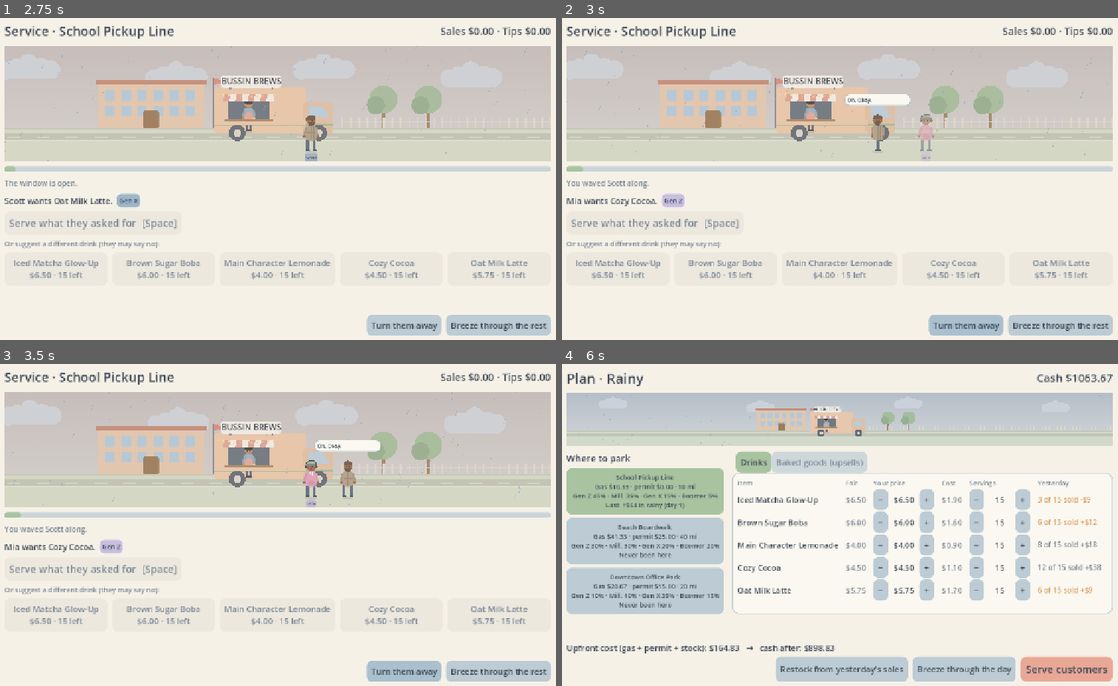
Above: before the commit, frames 1-4 (two rows, left to right).
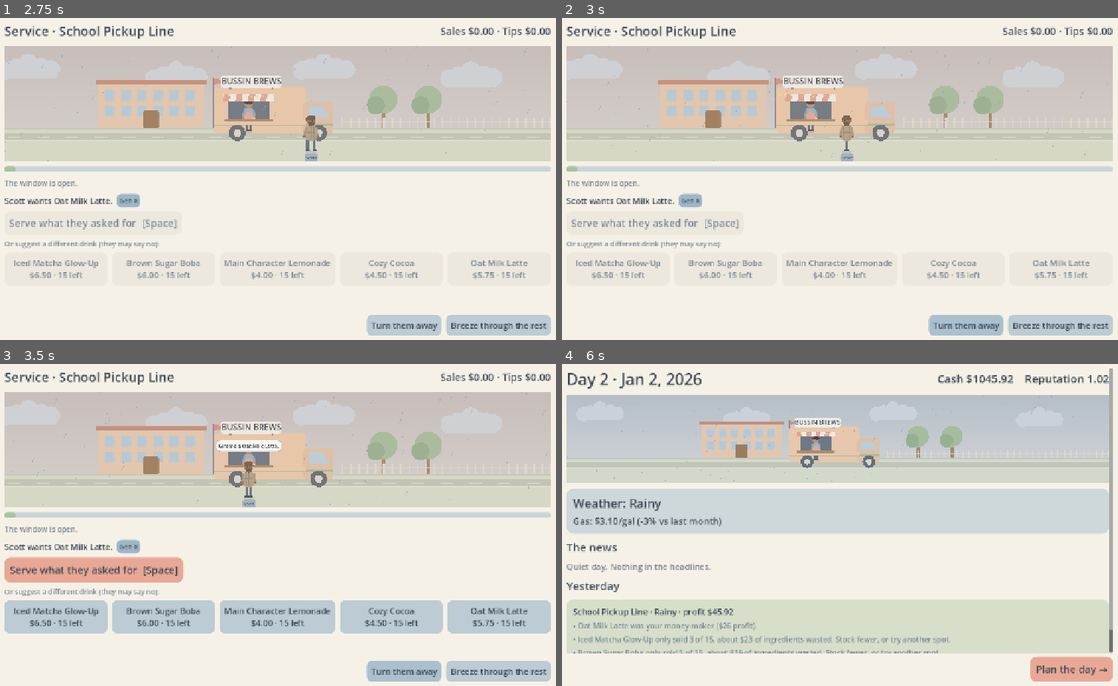
Above: after the commit, the same moments.

Repository: Blakewell/bussin-brews
Game: Godot game, scene res://scenes/main.tscn
Two runs of this game, one before a commit and one after it. Both use one fixed random seed, a clock stepped at 60 frames per second and the inputs below.
Inputs (mouse positions are in pixels of both pictures, inside the frame that each line leads up to):
- Up to frame 1 (2.75 s): click "Open for business" at 0.5 s; click "Plan the day →" at 1.25 s; click "Serve customers" at 2 s
- Up to frame 2 (3 s): click "Turn them away" at 2.75 s
- Up to frame 3 (3.5 s): no input
- Up to frame 4 (6 s): click "Breeze through the rest" (after the commit: "Serve what they asked for [Sp…") at 3.5 s; click (840, 605) at 4.25 s, where only the run after the commit has a clickable "No add-on, next customer [Spa…"; click (1079, 669) at 5 s, where only the run before the commit has a clickable "Next day →"; click (1079, 669) at 5.75 s, where only the run after the commit has a clickable "Next day →"

Frame 1 is identical in both runs. In frame 2, 1.7% of the frame differs, in the area x 0-97%, y 8-59%; in frame 3, 15%; in frame 4, 55%, in the area x 0-100%, y 1-99%.

Commit message:
Fix double-serve and double-depart during service; stop retrying declined suggestions; move spring fair to spring
Co-Authored-By: Claude Opus 5.5 <noreply@anthropic.com>

Diff:
--- a/data/events.json
+++ b/data/events.json
@@ -1,6 +1,6 @@
 {
   "events": [
-    {"id": "school_fair", "start_day": 4, "duration": 2, "headline": "Spring fair season starts early", "body": "Pickup lines are packed and everybody's thirsty.",
+    {"id": "school_fair", "start_day": 32, "duration": 2, "headline": "Spring fair season kicks off", "body": "Pickup lines are packed and everybody's thirsty.",
      "effects": [{"target": "demand_location:school", "mult": 1.5}]},
     {"id": "heat_dome", "start_day": 55, "duration": 3, "headline": "Heat dome settles over the city", "body": "Anything iced is going to fly.",
      "effects": [{"target": "weather", "force": "hot"}]},
--- a/scripts/sim/shift.gd
+++ b/scripts/sim/shift.gd
@@ -112,11 +112,14 @@
 	var out := {"sold": false, "price": 0.0, "tip": 0.0, "declined": false, "engaged": false}
 	if stock.get(drink_id, 0) <= 0:
 		return out
-	# Offering something other than what they came for can be turned down.
+	# Offering something other than what they came for can be turned down. After one "no"
+	# they stick with their order, and every pitch takes a moment, so pushing can't be spammed.
 	if drink_id != c.craving:
-		var accept := clampf(c.weights[drink_id] / maxf(c.weights[c.craving], 0.001), 0.0, 1.0)
+		var accept := 0.0 if c.get("insists", false) else clampf(c.weights[drink_id] / maxf(c.weights[c.craving], 0.001), 0.0, 1.0)
+		used += Demand.UPSELL_TIME
 		if rng.randf() >= accept:
 			result.declined += 1
+			c["insists"] = true
 			out.declined = true
 			return out
 	var o := offer(drink_id)
--- a/scripts/ui/main.gd
+++ b/scripts/ui/main.gd
@@ -28,6 +28,9 @@
 var _feed := ""
 var _plan_snapshot := {}
 var _upsell_pending := false
+var _serial := 0             ## increments per customer; stale delayed callbacks check it
+var _departed_serial := -1   ## the customer we already sent away (so it happens once)
+var _resolved := false       ## this customer has been served or turned away
 var _scene: TruckScene
 var _person: Person
 var _arrived := false
@@ -583,8 +586,18 @@
 			fn.call())
 
 
+## Like _later, but dropped if a different customer is at the window by then.
+func _later_for_customer(seconds: float, fn: Callable) -> void:
+	var serial := _serial
+	_later(seconds, func():
+		if serial == _serial:
+			fn.call())
+
+
 func _next_customer() -> void:
 	_upsell_pending = false
+	_resolved = false
+	_serial += 1
 	_customer = _shift.next_customer()
 	for e in _shift.drain_events():
 		var p := _scene.spawn_passerby(e.gen_id)
@@ -660,7 +673,8 @@
 		var left: int = _shift.stock[id]
 		var b := _act_button("%s\n%s · %d left" % [o.drink.name, _money(o.price), left], menu, func(): _serve(id, c.wants_chat))
 		b.size_flags_horizontal = Control.SIZE_EXPAND_FILL
-		if left <= 0:
+		# Sold out, or they already said no to a suggestion and want what they ordered.
+		if left <= 0 or (c.get("insists", false) and id != c.craving):
 			b.set_meta("sold_out", true)
 	for b in _action_buttons:
 		if b.has_meta("sold_out"):
@@ -676,6 +690,8 @@
 
 
 func _serve(drink_id: String, engage: bool) -> void:
+	if _resolved or not _arrived or _customer.is_empty():
+		return  # already served (e.g. a double press) or still walking up
 	var c := _customer
 	var out := _shift.serve(c, drink_id, engage)
 	var drink := Content.drink(drink_id)
@@ -683,8 +699,9 @@
 		var declines: Array = Content.dialogue[c.gen_id].decline
 		var line: String = declines[hash(c.name + drink_id) % declines.size()]
 		_person.say(line, 2.4)
-		_feed = "%s said no to the %s. They're still waiting for their order." % [c.name, drink.name]
+		_feed = "%s said no to the %s and will stick with what they ordered." % [c.name, drink.name]
 		_update_header()
+		_build_order_panel()
 		return
 	if not out.sold:
 		_feed = "Out of %s." % drink.name
@@ -692,6 +709,7 @@
 		return
 	var tip_text := " + %s tip" % _money(out.tip) if out.tip > 0.0 else ""
 	var chat_text := " (chatted, which took a while)" if out.engaged else ""
+	_resolved = true
 	_feed = "Sold %s to %s: %s%s%s." % [drink.name, c.name, _money(out.price), tip_text, chat_text]
 	_person.clear_say()
 	_scene.hand_over(_person, _cup_color(drink_id))
@@ -701,19 +719,27 @@
 		_upsell_pending = true
 		_build_upsell_panel()
 	else:
-		_later(0.5, _depart)
+		_clear_panel()
+		_later_for_customer(0.5, _depart)
 
 
 ## The customer leaves with their cup and the next one steps up.
 func _depart(sad := false) -> void:
+	# Only a customer who has been served or turned away leaves, and only once. This makes a
+	# double press (or a late timer) harmless: the next customer hasn't been served yet.
+	if not _resolved or _departed_serial == _serial:
+		return
+	_departed_serial = _serial
 	if is_instance_valid(_person):
 		_scene.send_away(_person, sad)
 	_next_customer()
 
 
 func _turn_away() -> void:
-	if _customer.is_empty() or not is_instance_valid(_person):
-		return
+	# Only someone still waiting to be served can be turned away.
+	if _customer.is_empty() or not is_instance_valid(_person) or _resolved or not _arrived:
+		return
+	_resolved = true
 	_shift.skip(_customer)
 	_feed = "You waved %s along." % _customer.name
 	_person.say("Oh. Okay.", 1.0)
@@ -744,6 +770,9 @@
 
 
 func _upsell(treat_id: String) -> void:
+	if not _upsell_pending:
+		return
+	_upsell_pending = false
 	var c := _customer
 	var treat := Content.item(treat_id)
 	var out := _shift.upsell(c, treat_id)
@@ -759,7 +788,7 @@
 		_person.say(no[hash(c.name + treat_id) % no.size()], 1.6)
 		_feed = "%s passed on the %s." % [c.name, treat.name]
 	_update_header()
-	_later(1.0, _depart)
+	_later_for_customer(1.0, _depart)
 
 
 # --- results ---------------------------------------------------------------
--- a/tests/run_sim_tests.gd
+++ b/tests/run_sim_tests.gd
@@ -30,6 +30,10 @@
 	ok(c.cpi.value("gasoline", "2026-01") > 0.0, "gasoline CPI exists for base month")
 	ok(c.cpi.ratio("gasoline", "2026-01", "2026-01") == 1.0, "ratio at base month is 1")
 	ok(c.cpi.change("gasoline", "2026-03") > 0.08, "March 2026 gas spike is in the real data")
+	for e in c.events:
+		var season := GameCalendar.season(int(e.start_day))
+		if e.headline.to_lower().contains("spring"):
+			ok(season == "spring", "event '%s' lands in spring (day %d is %s)" % [e.headline, e.start_day, season])
 	ok(GameCalendar.month_key(1) == "2026-01" and GameCalendar.month_key(11) == "2026-02" and GameCalendar.month_key(31) == "2026-04", "calendar maps 10 days to a month")
 	ok(GameCalendar.previous_month("2026-01") == "2025-12", "previous month wraps the year")
 
@@ -157,6 +161,33 @@
 			if s2.serve(cu, worst, true).declined:
 				declines += 1
 	ok(trials > 5 and declines > 0, "pushing a drink they don't want gets declined sometimes (%d of %d)" % [declines, trials])
+
+	# After one "no" they stick with their order: retrying can't farm a yes.
+	var stubborn := 0
+	var retried := 0
+	for seed_value in 40:
+		var r4 := RandomNumberGenerator.new()
+		r4.seed = seed_value
+		var s4 := Shift.new(_offers(c), c.location("beach"), c.weather.types["cloudy"], 1.0, 1.0, r4, c.generations)
+		var cu4 := s4.next_customer()
+		if cu4.is_empty():
+			continue
+		var other := ""
+		var lowest := INF
+		for id in cu4.weights:
+			if id != cu4.craving and cu4.weights[id] < lowest:
+				lowest = cu4.weights[id]
+				other = id
+		if s4.serve(cu4, other, true).declined:
+			retried += 1
+			var sold_later := false
+			for attempt in 10:
+				if s4.serve(cu4, other, true).sold:
+					sold_later = true
+			if not sold_later:
+				stubborn += 1
+			ok(s4.serve(cu4, cu4.craving, true).sold, "after declining, they still take their own order") if seed_value == 0 else null
+	ok(retried > 3 and stubborn == retried, "after one no, ten more pitches never get a yes (%d of %d held firm)" % [stubborn, retried])
 
 	# Engaging with a chatty customer tips better than cutting them off.
 	var engaged_tips := 0.0
--- /dev/null
+++ b/tests/service_race_test.gd
@@ -0,0 +1,117 @@
+extends Node
+## Regression tests for hands-on service timing: double presses, turning away a served
+## customer, and retrying a declined suggestion. Run: godot --path . tests/service_race_test.tscn
+
+var failures := 0
+var main: Control
+
+
+func _ready() -> void:
+	GameState.save_path = "user://test_save.json"
+	get_window().size = Vector2i(1280, 720)
+	main = load("res://scenes/main.tscn").instantiate()
+	add_child(main)
+	await _wait(0.3)
+	await _double_serve()
+	await _turn_away_after_sale()
+	await _declined_suggestion()
+	GameState.delete_save()
+	print("")
+	print("FAILED: %d" % failures if failures > 0 else "All service race tests passed")
+	get_tree().quit(1 if failures > 0 else 0)
+
+
+func ok(cond: bool, msg: String) -> void:
+	print(("  ok   " if cond else "  FAIL ") + msg)
+	if not cond:
+		failures += 1
+
+
+func _wait(s: float) -> void:
+	await get_tree().create_timer(s).timeout
+
+
+func _start(difficulty: String) -> void:
+	GameState.new_game(11, difficulty)
+	main._prices.clear()
+	main._servings.clear()
+	main._show_planning()
+	await _wait(0.2)
+	main._start_service()
+	await _wait_for_arrival()
+
+
+func _wait_for_arrival() -> void:
+	for i in 40:
+		if main._arrived:
+			return
+		await _wait(0.1)
+
+
+func _double_serve() -> void:
+	print("Double serve with an empty bakery case (Hard)")
+	await _start("hard")
+	ok(main._shift.treat_offers.is_empty(), "hard mode starts with no baked goods")
+	var first_serial: int = main._serial
+	main._serve(main._customer.craving, true)
+	main._serve(main._customer.craving, true)  # the second press of a double-tap
+	ok(main._shift.result.served == 1, "two quick presses sell one drink (served=%d)" % main._shift.result.served)
+	await _wait(0.8)
+	ok(main._serial == first_serial + 1, "exactly one new customer stepped up (serial %d -> %d)" % [first_serial, main._serial])
+	ok(main._shift.result.skipped == 0, "nobody was skipped")
+
+
+func _turn_away_after_sale() -> void:
+	print("Turn away after a sale (Easy, with baked goods)")
+	await _start("easy")
+	var serial: int = main._serial
+	main._serve(main._customer.craving, true)
+	ok(main._upsell_pending, "bakery offer is showing")
+	main._turn_away()  # should be ignored: they were already served
+	ok(main._shift.result.skipped == 0 and main._serial == serial, "turn away is ignored once someone is served")
+	main._depart()
+	main._depart()  # double press of "No add-on"
+	ok(main._serial == serial + 1, "a double press of 'No add-on' moves on one customer, not two")
+	await _wait_for_arrival()
+	main._upsell_pending = true  # simulate the bakery panel for a pending upsell
+	main._resolved = true
+	main._upsell(main._shift.treat_offers[0].treat.id)
+	var after_upsell: int = main._serial
+	main._turn_away()
+	await _wait(1.3)
+	ok(main._serial == after_upsell + 1 and main._shift.result.skipped == 0, "after an add-on offer, the delayed departure fires once")
+
+
+func _declined_suggestion() -> void:
+	print("Declined suggestion")
+	await _start("easy")
+	var c: Dictionary = main._customer
+	var tried := 0
+	# Pitch their least-liked drink until someone says no.
+	while tried < 12:
+		var lowest := ""
+		var low := INF
+		for id in c.weights:
+			if id != c.craving and c.weights[id] < low and main._shift.stock[id] > 0:
+				low = c.weights[id]
+				lowest = id
+		main._serve(lowest, true)
+		if c.get("insists", false):
+			break
+		tried += 1
+		await _wait(0.8)
+		await _wait_for_arrival()
+		c = main._customer
+	ok(c.get("insists", false), "found a customer who declined a suggestion")
+	var locked := 0
+	var open := 0
+	for b in main._action_buttons:
+		if is_instance_valid(b) and b.text.contains("left"):
+			if b.disabled:
+				locked += 1
+			else:
+				open += 1
+	ok(locked >= 4, "other suggestions are locked after the no (%d locked, %d open)" % [locked, open])
+	var serial: int = main._serial
+	main._serve(c.craving, true)
+	ok(main._shift.result.served >= 1 and c.has("sold_drink"), "they still buy what they asked for")
--- /dev/null
+++ b/tests/service_race_test.tscn
@@ -0,0 +1,6 @@
+[gd_scene load_steps=2 format=3]
+
+[ext_resource type="Script" path="res://tests/service_race_test.gd" id="1"]
+
+[node name="ServiceRaceTest" type="Node"]
+script = ExtResource("1")
Not shown, added: tests/service_race_test.gd.uid
Not shown, changed: README.md
